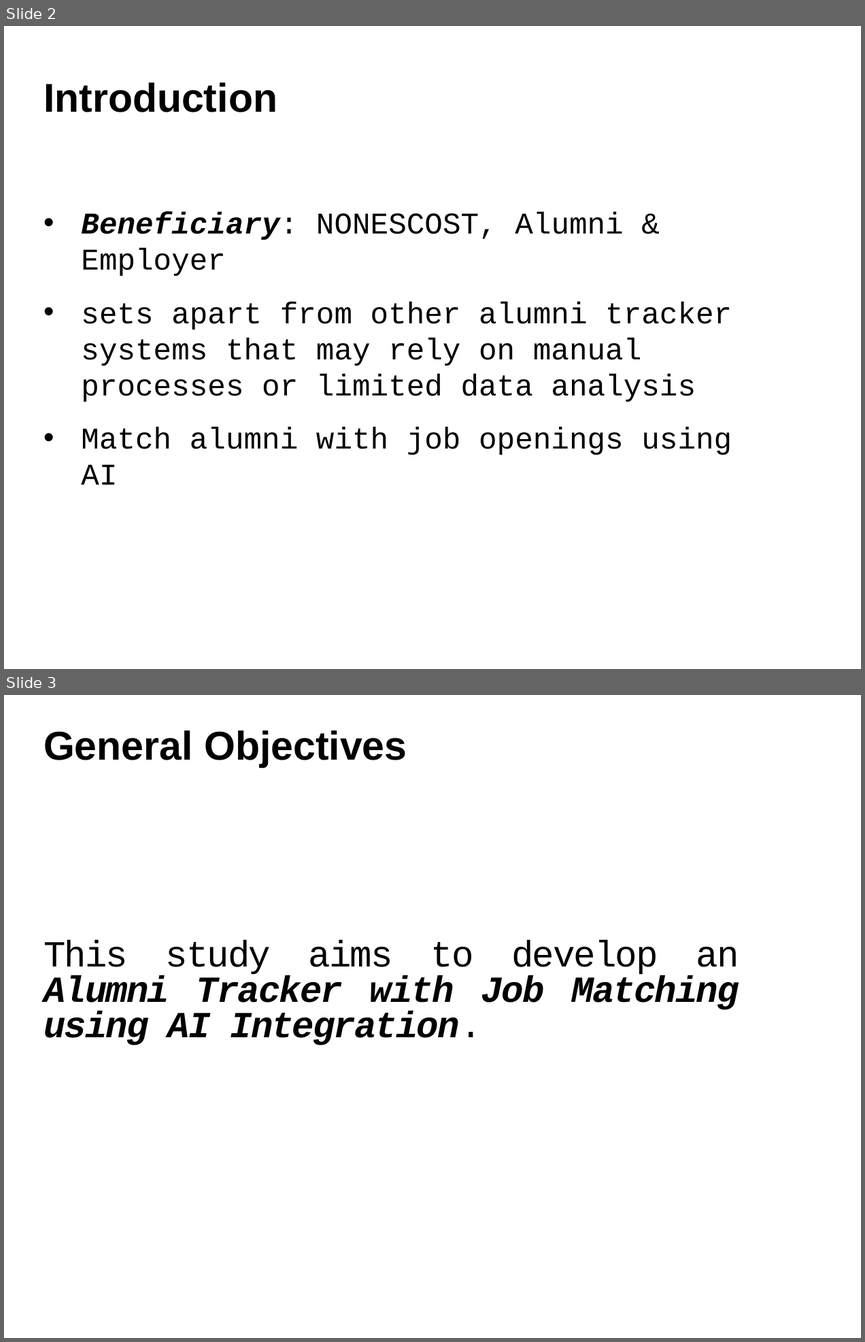
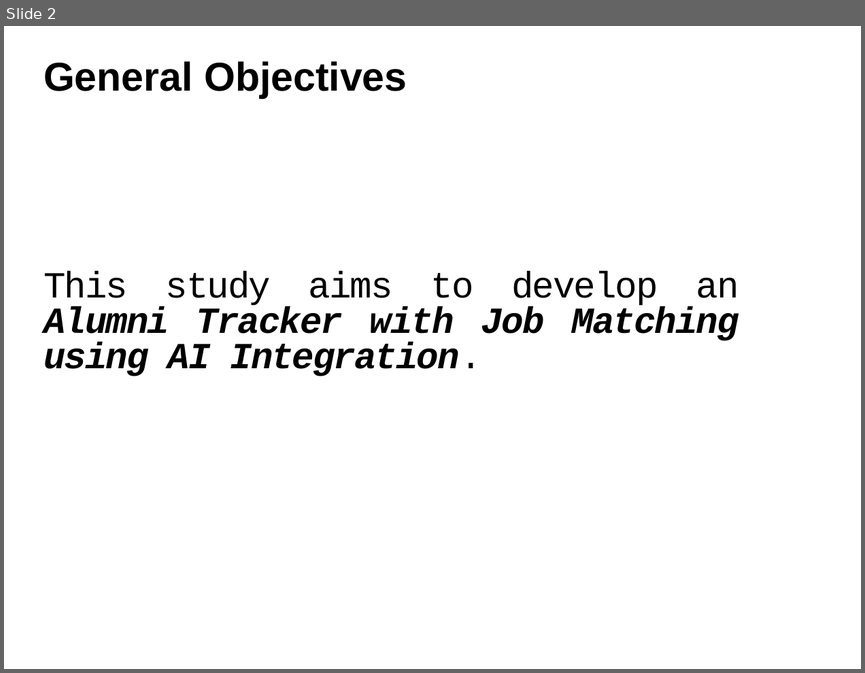
Before and after one commit to awtsmahalko/atjmai, a slide deck: documents/Template-for-Final-Oral.pptx. Shown one above the other, each under a label of ours: slides 2 and 3 before the commit, slide 2 after it. The pictures are 865x1342 and 865x673 pixels, drawn with LibreOffice and Linux fonts; fonts in the diff are those of the drawing; background and template pictures are left out. Boxes give left, top, right and bottom in pixels: in the first picture for what was removed or moved away, otherwise in the second. Text is boxed around its words. In the diff, an @@ line names an element or a change of style, - is before the commit and + after.

```diff
--- a/documents/Template-for-Final-Oral.pptx
+++ b/documents/Template-for-Final-Oral.pptx
@@ slide 2 removed at bbox=[4, 26, 861, 669], background picture (left out) @@
@@ subtitle removed at bbox=[43, 82, 277, 112] @@
-Introduction
@@ text removed at bbox=[81, 212, 623, 276] @@
-• Beneficiary: NONESCOST, Alumni & Employer
@@ text removed at bbox=[81, 301, 732, 402] @@
-• sets apart from other alumni tracker systems that may rely on manual processes or limited data analysis
@@ text removed at bbox=[81, 427, 732, 484] @@
-• Match alumni with job openings using AI
@@ what was slide 3 is now slide 2 @@
```
Also in this commit, not shown: 2 slides changed, 8 slides added, 16 other files.
